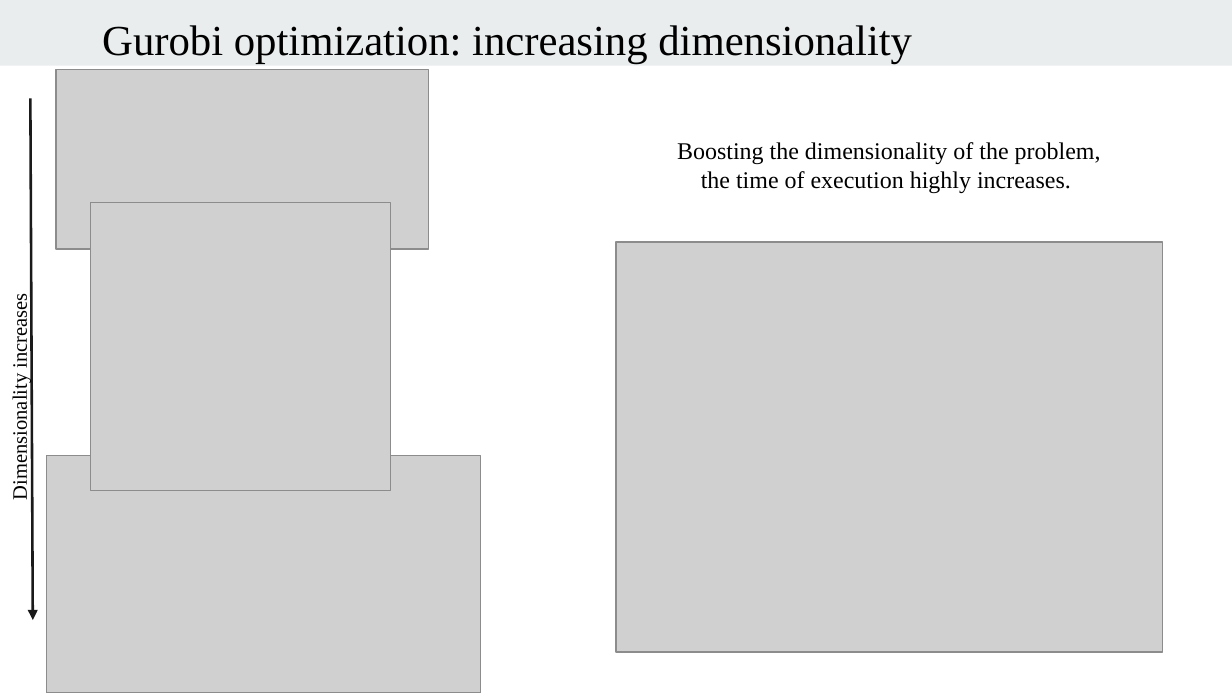
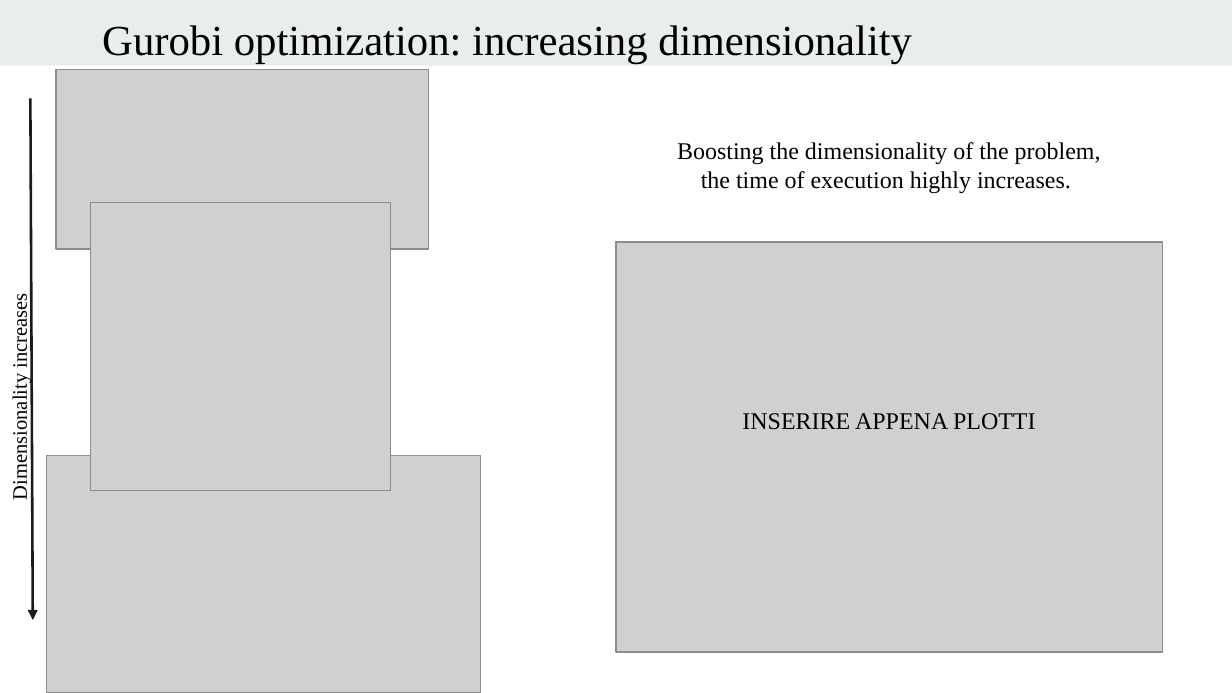
Before and after one commit to saraserafino/WirelessChargingLanes-Optimisation, a slide deck: slide 18 of presentation.pptx (slide 15 before the commit). Drawn at 1232x693 pixels with LibreOffice and Linux fonts; fonts in the diff are those of the drawing; grey boxes stand for pictures. Boxes give left, top, right and bottom in pixels: in the first picture for what was removed or moved away, otherwise in the second. Text is boxed around its words. In the diff, an @@ line names an element or a change of style, - is before the commit and + after.

```diff
--- a/presentation.pptx
+++ b/presentation.pptx
@@ text added at box(742, 413, 1036, 430), 14 pt, text #000000 @@
+INSERIRE APPENA PLOTTI
```
Also in this commit, not shown: 3 other slides changed, 3 slides added, 4 slides removed.
